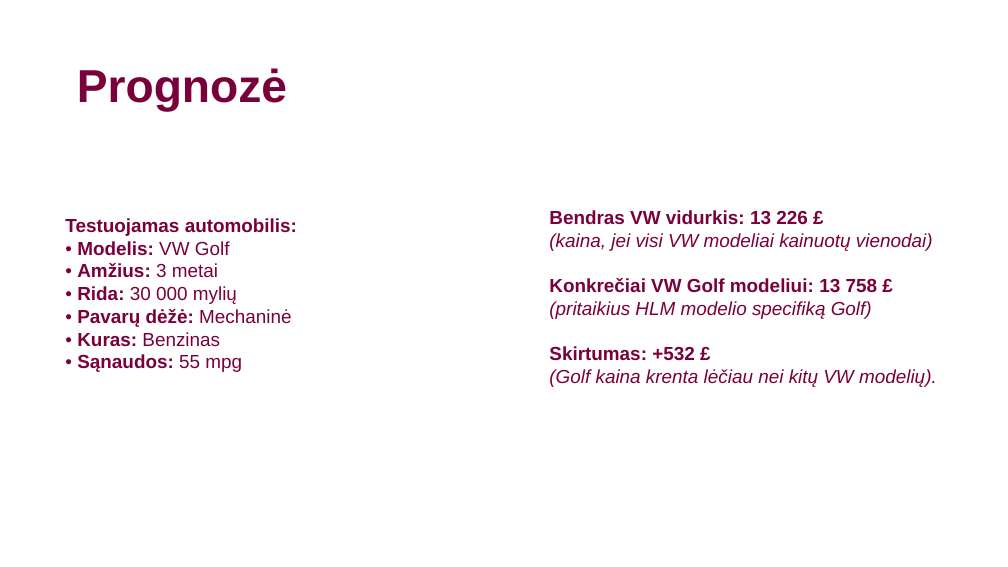
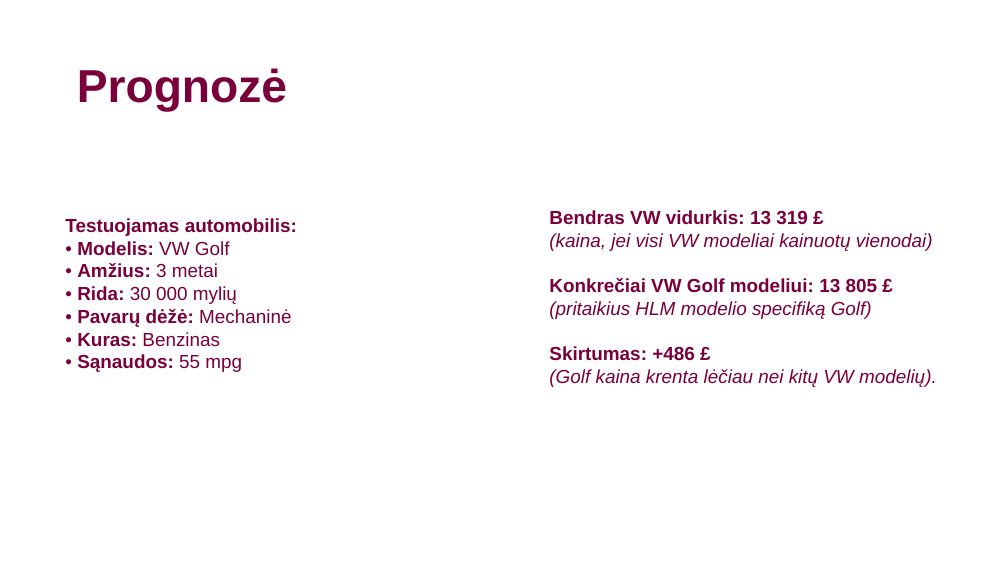
Before and after one commit to LidijaPu/K6, a slide deck: slide 14 of K6_HLM_VW_pristatymas_.pptx. Drawn at 1008x567 pixels with LibreOffice and Linux fonts; fonts in the diff are those of the drawing; background and template pictures are left out. Boxes give left, top, right and bottom in pixels: in the first picture for what was removed or moved away, otherwise in the second. Text is boxed around its words. In the diff, an @@ line names an element or a change of style, - is before the commit and + after.

```diff
--- a/K6_HLM_VW_pristatymas_.pptx
+++ b/K6_HLM_VW_pristatymas_.pptx
@@ text at (x1=549, y1=210, x2=808, y2=225): text changed @@
-Bendras VW vidurkis: 13 226 £
+Bendras VW vidurkis: 13 319 £
@@ text at (x1=549, y1=278, x2=878, y2=293): text changed @@
-Konkrečiai VW Golf modeliui: 13 758 £
+Konkrečiai VW Golf modeliui: 13 805 £
@@ text at (x1=549, y1=346, x2=695, y2=361): text changed @@
-Skirtumas: +532 £
+Skirtumas: +486 £
```
Also in this commit, not shown: 8 other slides changed, 4 other files.
